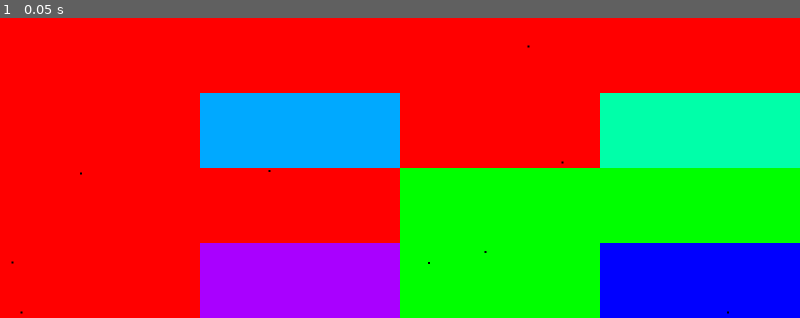
Above: before the commit, frame 1.
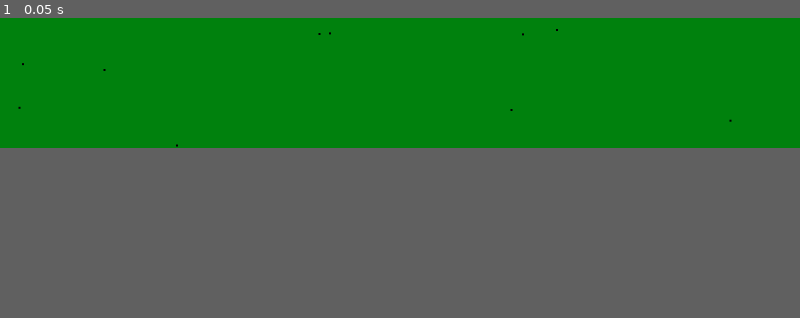
Above: after the commit, the same moment.

Repository: Pe3Hu/hapori
Game: Godot game, scene res://battleground/battleground.tscn
Two runs of this game, one before a commit and one after it. Both use one fixed random seed, a clock stepped at 60 frames per second and the inputs below. Before the commit the project starts from res://arena/arena.tscn.
Inputs:
- Up to frame 1 (0.05 s): no input
In our replay, the window is 800x300 before the commit and 800x130 after it. These sizes can differ from the game's own. Grey fills any space a smaller window leaves; there, only what the larger window draws over its background counts as a difference.

The runs differ from the first frame. In frame 1, 78% of the frame differs, in the area x 0-100%, y 0-100%.

Commit message:
version 0.15
1. Arena, Contestant, SDIW, Hassle classes added

Diff:
--- a/arena/arena.tscn
+++ /dev/null
@@ -1,10 +0,0 @@
-[gd_scene load_steps=2 format=2]
-
-[ext_resource path="res://arena/init_arena.gd" type="Script" id=1]
-
-[node name="arena" type="Node2D"]
-script = ExtResource( 1 )
-
-[node name="camera" type="Camera2D" parent="."]
-
-[node name="Sprite" type="Sprite" parent="."]
--- a/arena/init_arena.gd
+++ /dev/null
@@ -1,47 +0,0 @@
-extends Node2D
-
-
-var width = ProjectSettings.get_setting("display/window/size/width")
-var height = ProjectSettings.get_setting("display/window/size/height")
-var qtree
-
-func _ready():
-	$camera.position = Vector2(width/2, height/2)
-	var texture = ImageTexture.new()
-	var image = Image.new()
-	image.load("res://assets/arena/black.png")
-	texture.create_from_image(image)
-
-	var n = 3
-	var boundary = Arena.Rectangle.new(0, 0, width, height)
-	qtree = Arena.QuadTree.new(boundary, 4)
-
-	for _i in n:
-		for _j in n:
-
-			Global.rng.randomize()
-			var x = Global.rng.randi_range(0, width)
-			Global.rng.randomize()
-			var y = Global.rng.randi_range(0, height)
-			var s = Sprite.new()
-			s.texture = texture
-			s.offset = Vector2(x,y)
-			add_child(s)
-			var p = Arena.Point.new(x, y)
-			qtree.insert(p)
-
-	_draw()
-
-func _draw():
-	var color
-	var rects = []
-	qtree.show(rects)
-	print(rects.size())
-
-	for _i in rects.size():
-		Global.rng.randomize()
-		var r = Global.rng.randi_range(0, 0.1)
-		var h = float(_i+r)/float(rects.size())
-		var rect = rects[_i]
-		color = Color.from_hsv(h,1,1)
-		draw_rect(rect,color)
--- /dev/null
+++ b/battleground/battleground.tscn
@@ -0,0 +1,8 @@
+[gd_scene load_steps=2 format=2]
+
+[ext_resource path="res://battleground/init_battleground.gd" type="Script" id=1]
+
+[node name="battleground" type="Node2D"]
+script = ExtResource( 1 )
+
+[node name="camera" type="Camera2D" parent="."]
--- /dev/null
+++ b/battleground/init_battleground.gd
@@ -0,0 +1,117 @@
+extends Node2D
+
+
+var width = ProjectSettings.get_setting("display/window/size/width")
+var height = ProjectSettings.get_setting("display/window/size/height")
+var texture
+var qtree
+
+var contestant_count = 10
+var arenas_count = 1
+var boundarys = []
+var contestants = []
+var arenas = []
+
+func _ready():
+	$camera.position = Vector2(width/2, height/2)
+	texture = ImageTexture.new()
+	var image = Image.new()
+	image.load("res://assets/battleground/black.png")
+	texture.create_from_image(image)
+#	for s in Global.SDIW.short_keys:
+#		for l in Global.SDIW.long_keys:
+#			var d = Global.SDIW.list[s][l]
+#			var index = Global.SDIW.data_keys[d]
+#			print(s," ",l," ",d,": ",sdiw.data[index] )
+#
+#	for s in sdiw.stats.short_keys.keys():
+#		print(s,sdiw.stats.short_keys[s])
+#
+#	for l in sdiw.stats.long_keys.keys():
+#		print(l,sdiw.stats.long_keys[l])
+
+	init_arenas()
+	spread_contestants()
+	first_fight()
+
+func init_arenas():
+	var w = width/arenas_count
+	var h = height
+
+	for _i in arenas_count:
+		var boundary = Battleground.Rectangle.new(_i*w, 0, w, h)
+		boundary.index = _i
+		boundarys.append(boundary)
+		var arena = Battleground.Arena.new()
+		arena.boundary = boundary
+		arenas.append(arena)
+
+	for _i in contestant_count:
+		Global.rng.randomize()
+		var b = Global.rng.randi_range(0, boundarys.size()-1)
+		Global.rng.randomize()
+		var x = Global.rng.randi_range(1, w-1) + boundarys[b].x
+		Global.rng.randomize()
+		var y = Global.rng.randi_range(1, h-1) + boundarys[b].y
+		var p = Battleground.Point.new(x, y)
+
+		var contestant = Battleground.Contestant.new()
+		contestant.point = p
+		contestant.index = Global.primary_key.contestant
+		contestants.append(contestant)
+
+		Global.primary_key.contestant += 1
+
+		boundarys[b].points.append(contestant.point)
+
+		var s = Sprite.new()
+		s.texture = texture
+		s.offset = Vector2(x,y)
+		add_child(s)
+
+func spread_contestants():
+	for contestant in contestants:
+		arenas[0].contestants.append(contestant)
+		contestant.arena = arenas[0]
+
+func first_fight():
+	arenas[0].fight()
+
+func _draw():
+	for boundary in boundarys:
+		var hue = float(boundary.index)/boundarys.size()
+		var color = Color.from_hsv(0.35,1,0.51)
+		var rect = Rect2(Vector2(boundary.x,boundary.y),Vector2(boundary.w,boundary.h))
+		draw_rect(rect,color)
+
+func init_qtree():
+	var n = 3
+	var boundary = Battleground.Rectangle.new(0, 0, width, height)
+	qtree = Battleground.QuadTree.new(boundary, 4)
+	var count = 100
+	var m = 9
+
+	for _i in n:
+		for _j in n:
+			Global.rng.randomize()
+			var x = Global.rng.randi_range(0, width)
+			Global.rng.randomize()
+			var y = Global.rng.randi_range(0, height)
+			var s = Sprite.new()
+			s.texture = texture
+			s.offset = Vector2(x,y)
+			add_child(s)
+			var p = Battleground.Point.new(x, y)
+			qtree.insert(p)
+
+	var color
+	var rects = []
+	qtree.show(rects)
+
+	for _i in rects.size():
+		Global.rng.randomize()
+		var r = Global.rng.randi_range(0, 0.1)
+		var h = float(_i+r)/float(rects.size())
+		var rect = rects[_i]
+		color = Color.from_hsv(h,1,1)
+		draw_rect(rect,color)
--- a/main/arena.gd
+++ /dev/null
@@ -1,109 +0,0 @@
-extends Node2D
-
-
-class Point:
-	var x
-	var y
-
-	func _init(x_,y_):
-		x = x_
-		y = y_
-
-class Rectangle:
-	var x
-	var y
-	var w
-	var h
-
-	func _init(x_,y_,w_,h_):
-		x = x_
-		y = y_
-		w = w_
-		h = h_
-
-	func contains(point):
-		return  point.x >= x-w && point.x < x+w && point.y >= y-h && point.y < y+h
-
-
-	func intersects(range_):
-		return !(
-			range_.x-range_.w>x+w ||
-			range_.x+range_.w<x-w ||
-			range_.y-range_.h>y+h ||
-			range_.y+range_.h<y-h
-		)
-
-class QuadTree:
-	var boundary
-	var capacity
-	var points = []
-	var divided = false
-	var childs = {}
-
-	func _init(boundary_,capacity_):
-		boundary = boundary_
-		capacity = capacity_
-
-	func subdivide():
-		var x = boundary.x
-		var y = boundary.y
-		var w = boundary.w
-		var h = boundary.h
-
-		var ne = Arena.Rectangle.new(x+w/2_,y-h/2_,w/2_,h/2)
-		childs.northeast = Arena.QuadTree.new(ne,capacity)
-		var nw = Arena.Rectangle.new(x-w/2_,y-h/2_,w/2_,h/2)
-		childs.northwest = Arena.QuadTree.new(nw,capacity)
-		var se = Arena.Rectangle.new(x+w/2_,y+h/2_,w/2_,h/2)
-		childs.southeast = Arena.QuadTree.new(se,capacity)
-		var sw = Arena.Rectangle.new(x-w/2_,y+h/2_,w/2_,h/2)
-		childs.southwest = Arena.QuadTree.new(sw,capacity)
-		divided = true
-
-	func insert(point):
-		if !boundary.contains(point):
-			return  false
-		if points.size() < capacity:
-			points.append(point)
-			return true
-		else:
-			if !divided:
-				subdivide()
-		if childs.northeast.insert(point):
-			return true
-		elif childs.northwest.insert(point):
-			return true
-		elif childs.southeast.insert(point):
-			return true
-		elif childs.southwest.insert(point):
-			return true
-
-	func query(range_,found_):
-		var found = found_
-
-		if !found_:
-			found = []
-
-		if !boundary.intersects(range_):
-			return
-		else:
-			for point in points:
-				if range_.contains(point):
-					found.append(point)
-
-		if divided:
-			childs.northwest.query(range_,found)
-			childs.northeast.query(range_,found)
-			childs.southwest.query(range_,found)
-			childs.southeast.query(range_,found)
-		return found
-
-	func show(rects):
-		var rect = Rect2(Vector2(boundary.x,boundary.y),Vector2(boundary.w,boundary.h))
-		rects.append(rect)
-
-		if divided:
-			childs.northeast.show(rects)
-			childs.northwest.show(rects)
-			childs.southeast.show(rects)
-			childs.southwest.show(rects)
--- /dev/null
+++ b/main/battleground.gd
@@ -0,0 +1,361 @@
+extends Node2D
+
+
+class Point:
+	var x
+	var y
+
+	func _init(x_,y_):
+		x = x_
+		y = y_
+
+class Rectangle:
+	var index
+	var x
+	var y
+	var w
+	var h
+	var points = []
+
+	func _init(x_,y_,w_,h_):
+		x = x_
+		y = y_
+		w = w_
+		h = h_
+
+	func contains(point):
+		return  point.x >= x-w && point.x < x+w && point.y >= y-h && point.y < y+h
+
+
+	func intersects(range_):
+		return !(
+			range_.x-range_.w>x+w ||
+			range_.x+range_.w<x-w ||
+			range_.y-range_.h>y+h ||
+			range_.y+range_.h<y-h
+		)
+
+class QuadTree:
+	var boundary
+	var capacity
+	var points = []
+	var divided = false
+	var childs = {}
+
+	func _init(boundary_,capacity_):
+		boundary = boundary_
+		capacity = capacity_
+
+	func subdivide():
+		var x = boundary.x
+		var y = boundary.y
+		var w = boundary.w
+		var h = boundary.h
+
+		var ne = Battleground.Rectangle.new(x+w/2_,y-h/2_,w/2_,h/2)
+		childs.northeast = Battleground.QuadTree.new(ne,capacity)
+		var nw = Battleground.Rectangle.new(x-w/2_,y-h/2_,w/2_,h/2)
+		childs.northwest = Battleground.QuadTree.new(nw,capacity)
+		var se = Battleground.Rectangle.new(x+w/2_,y+h/2_,w/2_,h/2)
+		childs.southeast = Battleground.QuadTree.new(se,capacity)
+		var sw = Battleground.Rectangle.new(x-w/2_,y+h/2_,w/2_,h/2)
+		childs.southwest = Battleground.QuadTree.new(sw,capacity)
+		divided = true
+
+	func insert(point):
+		if !boundary.contains(point):
+			return  false
+		if points.size() < capacity:
+			points.append(point)
+			return true
+		else:
+			if !divided:
+				subdivide()
+		if childs.northeast.insert(point):
+			return true
+		elif childs.northwest.insert(point):
+			return true
+		elif childs.southeast.insert(point):
+			return true
+		elif childs.southwest.insert(point):
+			return true
+
+	func query(range_,found_):
+		var found = found_
+
+		if !found_:
+			found = []
+
+		if !boundary.intersects(range_):
+			return
+		else:
+			for point in points:
+				if range_.contains(point):
+					found.append(point)
+
+		if divided:
+			childs.northwest.query(range_,found)
+			childs.northeast.query(range_,found)
+			childs.southwest.query(range_,found)
+			childs.southeast.query(range_,found)
+		return found
+
+	func show(rects):
+		var rect = Rect2(Vector2(boundary.x,boundary.y),Vector2(boundary.w,boundary.h))
+		rects.append(rect)
+
+		if divided:
+			childs.northeast.show(rects)
+			childs.northwest.show(rects)
+			childs.southeast.show(rects)
+			childs.southwest.show(rects)
+
+class Arena:
+	var index
+	var boundary
+	var contestants = []
+	var initiatives = []
+	var dangers = []
+	var hassles = []
+	var alives = []
+	var dropouts = []
+	var rules = {}
+	var altercations = {}
+
+	func fight():
+		rules.initiative = "max"
+		prepare_fight()
+
+	func prepare_fight():
+		for _i in contestants.size():
+			alives.append(_i)
+
+		set_dangers()
+		set_initiatives()
+		set_targets()
+		init_hassles()
+
+	func set_dangers():
+		dangers = []
+
+		for alive in alives:
+			dangers.append({
+				"value": contestants[alive].sdiw.stats.sum,
+				"index": alive
+			})
+
+		dangers.sort_custom(Global.Sorter, "sort")
+		print("DANGER: ",dangers)
+
+	func set_initiatives():
+		initiatives = []
+
+		for alive in alives:
+			initiatives.append({
+				"value": contestants[alive].get_initiative(),
+				"index": alive
+			})
+
+		initiatives.sort_custom(Global.Sorter, "unsort")
+		print("INITIATIVES: ",initiatives)
+
+	func set_targets():
+		for initiative in initiatives:
+			contestants[initiative["index"]].pick_target()
+
+		for alive in alives:
+			for target in contestants[alive].targets:
+				contestants[target].threats.append(alive)
+
+	func init_hassles():
+		hassles = []
+		altercations = {}
+
+		var index_altercation = 0
+
+		for alive in alives:
+			if !altercations.keys().has(alive):
+				var childs = []
+				var parents = [alive]
+				var flag = true
+				var counter = 0
+
+				while parents.size() > 0 && counter < 10:
+					for _i in range(parents.size()-1,-1,-1):
+						var parent = contestants[parents[_i]]
+
+						for target in parent.targets:
+							if !childs.has(target) && !parents.has(target):
+								parents.append(target)
+
+						for threat in parent.threats:
+							if !childs.has(threat) && !parents.has(threat):
+								parents.append(threat)
+
+						childs.append(parents.pop_at(_i))
+					counter += 1
+
+				for child in childs:
+					altercations[child] = index_altercation
+
+				index_altercation += 1
+
+		for _i in index_altercation:
+			var indexs = []
+
+			for altercation in altercations:
+				for key_ in altercations.keys():
+					if altercations[key_] == _i && !indexs.has(key_):
+						indexs.append(key_)
+
+			var hassle = Battleground.Hassle.new()
+			hassle.arena = self
+			hassle.contestants = indexs
+			hassles.append(hassle)
+
+		for hassle in hassles:
+			hassle.start()
+
+class Contestant:
+	var index
+	var sdiw
+	var point
+	var arena
+	var targets = []
+	var threats = []
+	var rules = {}
+
+	func _init():
+		Global.rng.randomize()
+		var index_r = Global.rng.randi_range(0, Global.dangers.size()-1)
+		rules.danger = Global.dangers[index_r]
+		sdiw = Battleground.SDIW.new(self)
+
+	func get_initiative():
+		var initiative = -1
+		var initiatives = []
+
+		for key_s in Global.SDIW.list["reaction"]:
+			var key = Global.SDIW.list["reaction"][key_s]
+			var index_k = Global.SDIW.data_keys[key]
+
+			initiatives.append({
+				"value": sdiw.data[index_k],
+				"key": key
+			})
+
+		initiatives.sort_custom(Global.Sorter, "sort")
+
+		if arena.rules.initiative == "max":
+			initiative = initiatives.pop_back()
+
+		return initiative["value"]
+
+	func pick_target():
+		var target_count = 1
+		targets  = []
+		var dangers_ = []
+
+		for danger in arena.dangers:
+			if danger["index"] != index:
+				dangers_.append(danger)
+
+		for _i in target_count:
+			var options = []
+			var target_ = null
+
+			match rules.danger:
+					"weak":
+						for _j in dangers_.size():
+							if dangers_[_j]["value"] == dangers_[0]["value"]:
+								options.append(dangers_[_j])
+					"middle":
+						for _j in dangers_.size():
+							if dangers_[_j]["value"] != dangers_[0]["value"] && dangers_[_j]["value"] != dangers_[dangers_.size()-1]["value"]:
+								options.append(dangers_[_j])
+					"strong":
+						for _j in dangers_.size():
+							if dangers_[_j]["value"] == dangers_[dangers_.size()-1]["value"]:
+								options.append(dangers_[_j])
+			if options.size() > 0:
+				var index_r = Global.rng.randi_range(0, options.size()-1)
+				target_ = options[index_r]
+				dangers_.erase(target_)
+				targets.append(target_["index"])
+			else:
+				print("@error")
+
+class SDIW:
+	var data = []
+	var stats = {}
+	var owner
+
+	func _init(owner_):
+		owner = owner_
+		stats.short_keys = {}
+		stats.long_keys = {}
+		stats.sqrts = []
+		stats.sum = 0
+
+		generate()
+
+	func init_stats():
+		stats.sum = 0
+
+		for s in Global.SDIW.short_keys:
+			for l in Global.SDIW.long_keys:
+				var d = Global.SDIW.list[s][l]
+				var index_ = Global.SDIW.data_keys[d]
+				var value = floor(sqrt(data[index_]))
+				stats.sqrts[index_] = value
+				stats.sum += value
+
+				if !stats.short_keys.keys().has(s):
+					stats.short_keys[s] = value
+				else:
+					stats.short_keys[s] += value
+
+				if !stats.long_keys.keys().has(l):
+					stats.long_keys[l] = value
+				else:
+					stats.long_keys[l] += value
+
+	func update_stat(key, inc):
+		var index_ = Global.SDIW.data_keys[key]
+		var old = floor(sqrt(data[index_]))
+		var new = floor(sqrt(data[index_]+inc))
+
+		if old != new:
+			stats.sqrts[index_] += inc
+
+		data[index_] += inc
+
+	func generate():
+		var points_cap_ = 100
+		var points = 0
+
+		for key in Global.SDIW.data_keys.keys():
+			data.append(1)
+			stats.sqrts.append(1)
+			points += 1
+
+		while points < points_cap_:
+			Global.rng.randomize()
+			var index__r = Global.rng.randi_range(0, data.size()-1)
+			data[index__r] += 1
+			points += 1
+
+		init_stats()
+
+class Hassle:
+	var arena
+	var contestants = []
+
+	func start():
+		print(contestants)
+		for initiative in arena.initiatives:
+			var index_f = contestants.find(initiative["index"])
+
+			if index_f != -1:
+
+				print(initiative["index"], arena.contestants[initiative["index"]].targets)
--- a/main/bourse.gd
+++ b/main/bourse.gd
@@ -1,5 +1,4 @@
 extends Node
-
 
 
 class Rialto:
--- a/main/global.gd
+++ b/main/global.gd
@@ -7,6 +7,8 @@
 var stamina_expense = {}
 var primary_key = {}
 var booty_list = {}
+var SDIW = {}
+var dangers = []
 
 func init_stamina_expense():
 	stamina_expense.routine = -2
@@ -28,12 +30,141 @@
 	primary_key.cluster = 0
 	primary_key.booty = 0
 	primary_key.sector = 0
+	primary_key.contestant  = 0
 
 func init_booty():
 	booty_list = {}
 	booty_list["herb breed 0"] = ["extract"]
 	booty_list["herb breed 1"] = ["extract"]
 	booty_list["herb breed 2"] = ["extract"]
+
+func init_sdiw():
+	SDIW.short_keys = ["Strength","Dexterity","Intellect","Will"]
+	SDIW.long_keys = ["capacity","replenishment","resistance","tension","outside","inside","reaction"]
+	SDIW.list = {
+		"Strength": #Сила
+			{
+				"capacity": "vitality",
+				"replenishment": "fastness",
+				"resistance": "overheat",
+				"tension": "palingenesy",
+				"outside": "savvy",
+				"inside": "diversion",
+				"reaction": "instinct"
+			},
+		"Dexterity": #Ловкость
+			{
+				"capacity": "plasticity",
+				"replenishment": "elasticity",
+				"resistance": "immediacy",
+				"tension": "massage",
+				"outside": "advertence",
+				"inside": "postiche",
+				"reaction": "reflex"
+			},
+		"Intellect": #Интеллект
+			{
+				"capacity": "erudition",
+				"replenishment": "integrity",
+				"resistance": "invention",
+				"tension": "meditation",
+				"outside": "observancy",
+				"inside": "disinformation",
+				"reaction": "prescience"
+			},
+		"Will": #Воля
+			{
+				"capacity": "mood",
+				"replenishment": "sangfroid",
+				"resistance": "fervor",
+				"tension": "mantra",
+				"outside": "prophecy",
+				"inside": "bluff",
+				"reaction": "intuition"
+			},
+		"capacity": #объем
+			{
+				"Strength": "vitality",
+				"Dexterity": "plasticity",
+				"Intellect": "erudition",
+				"Will": "mood"
+			},
+		"resistance": #сопротивление
+			{
+				"Strength": "fastness",
+				"Dexterity": "elasticity",
+				"Intellect": "integrity",
+				"Will": "sangfroid"
+			},
+		"tension": #натяжение
+			{
+				"Strength": "overheat",
+				"Dexterity": "immediacy",
+				"Intellect": "invention",
+				"Will": "fervor"
+			},
+		"replenishment": #пополнение
+			{
+				"Strength": "palingenesy",
+				"Dexterity": "massage",
+				"Intellect": "meditation",
+				"Will": "mantra"
+			},
+		"outside": #извне
+			{
+				"Strength": "savvy",
+				"Dexterity": "advertence",
+				"Intellect": "observancy",
+				"Will": "prophecy"
+			},
+		"inside": #изнутри
+			{
+				"Strength": "diversion",
+				"Dexterity": "postiche",
+				"Intellect": "disinformation",
+				"Will": "bluff"
+			},
+		"reaction": #реакция
+			{
+				"Strength": "instinct",
+				"Dexterity": "reflex",
+				"Intellect": "prescience",
+				"Will": "intuition"
+			}
+		}
+	SDIW.data_keys = {
+		"vitality": 0, #живучесть
+		"plasticity": 1, #гибкость
+		"erudition": 2, #эрудиция
+		"mood": 3, #настрой
+		"fastness": 4, #стойкость
+		"elasticity": 5, #упругость
+		"integrity": 6, #целостность
+		"sangfroid": 7, #выдержка
+		"overheat": 8, #перегрев
+		"immediacy": 9, #незамедлительность
+		"invention": 10, #остроумие
+		"fervor": 11, #рвение
+		"palingenesy": 12, #регенерация
+		"massage": 13, #массаж
+		"meditation": 14, #медитация
+		"mantra": 15, #мантра
+		"savvy": 16, #отвлечение
+		"advertence": 17, #смекалка
+		"observancy": 18, #наблюдательность
+		"prophecy": 19, #пророчество
+		"diversion": 20, #отвлечение
+		"postiche": 21, #притворство
+		"disinformation": 22, #дезинформация
+		"bluff": 23, #блеф
+		"instinct": 24, #инстинкт
+		"reflex": 25, #рефлекс
+		"prescience": 26, #предвидение
+		"intuition": 27 #интуиция
+		}
+
+func init_dangers():
+	dangers = ["weak","middle","strong"]
 
 func _ready():
 	main = get_node("/root/main")
@@ -41,6 +172,8 @@
 	init_stamina_expense()
 	init_primary_key()
 	init_booty()
+	init_sdiw()
+	init_dangers()
 
 func triangle_check(verges, l):
 	var flag = l > verges[0] + verges[1] + verges[2]
@@ -114,3 +247,14 @@
 	func pluck(_i,_j):
 		landscape.current_herb -= pow(landscape.seeds[_i][_j], 2)
 		landscape.seeds[_i][_j] = 0
+
+class Sorter:
+	static func sort(a, b):
+		if a["value"] < b["value"]:
+			return true
+		return false
+
+	static func unsort(a, b):
+		if a["value"] > b["value"]:
+			return true
+		return false
--- a/project.godot
+++ b/project.godot
@@ -11,7 +11,7 @@
 [application]
 
 config/name="Hapori"
-run/main_scene="res://arena/arena.tscn"
+run/main_scene="res://battleground/battleground.tscn"
 config/icon="res://assets/icon.png"
 
 [autoload]
@@ -22,11 +22,12 @@
 Maze="*res://main/maze.gd"
 Loot="*res://main/loot.gd"
 Reactor="*res://reactor/reactor.gd"
-Arena="*res://main/arena.gd"
+Battleground="*res://main/battleground.gd"
 
 [display]
 
 window/size/width=1600
+window/size/height=261
 
 [network]
 
Renamed: assets/arena/black.png -> assets/battleground/black.png
Not shown, changed: assets/battleground/black.png.import
Renamed: assets/arena/green.png -> assets/battleground/green.png
Not shown, changed: assets/battleground/green.png.import
Renamed: assets/arena/red.png -> assets/battleground/red.png
Not shown, changed: assets/battleground/red.png.import
Renamed: assets/arena/white.png -> assets/battleground/white.png
Not shown, changed: assets/battleground/white.png.import
